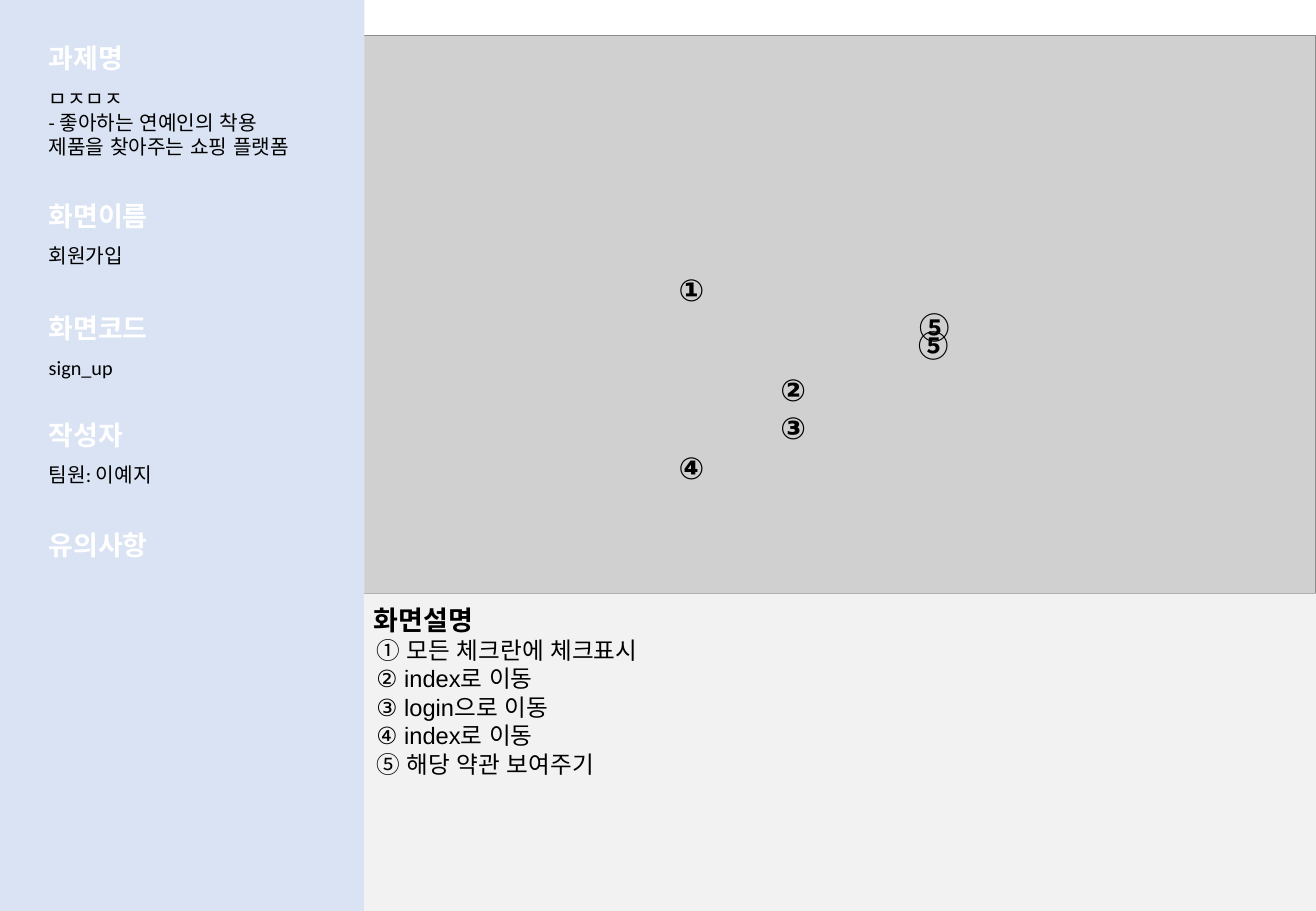
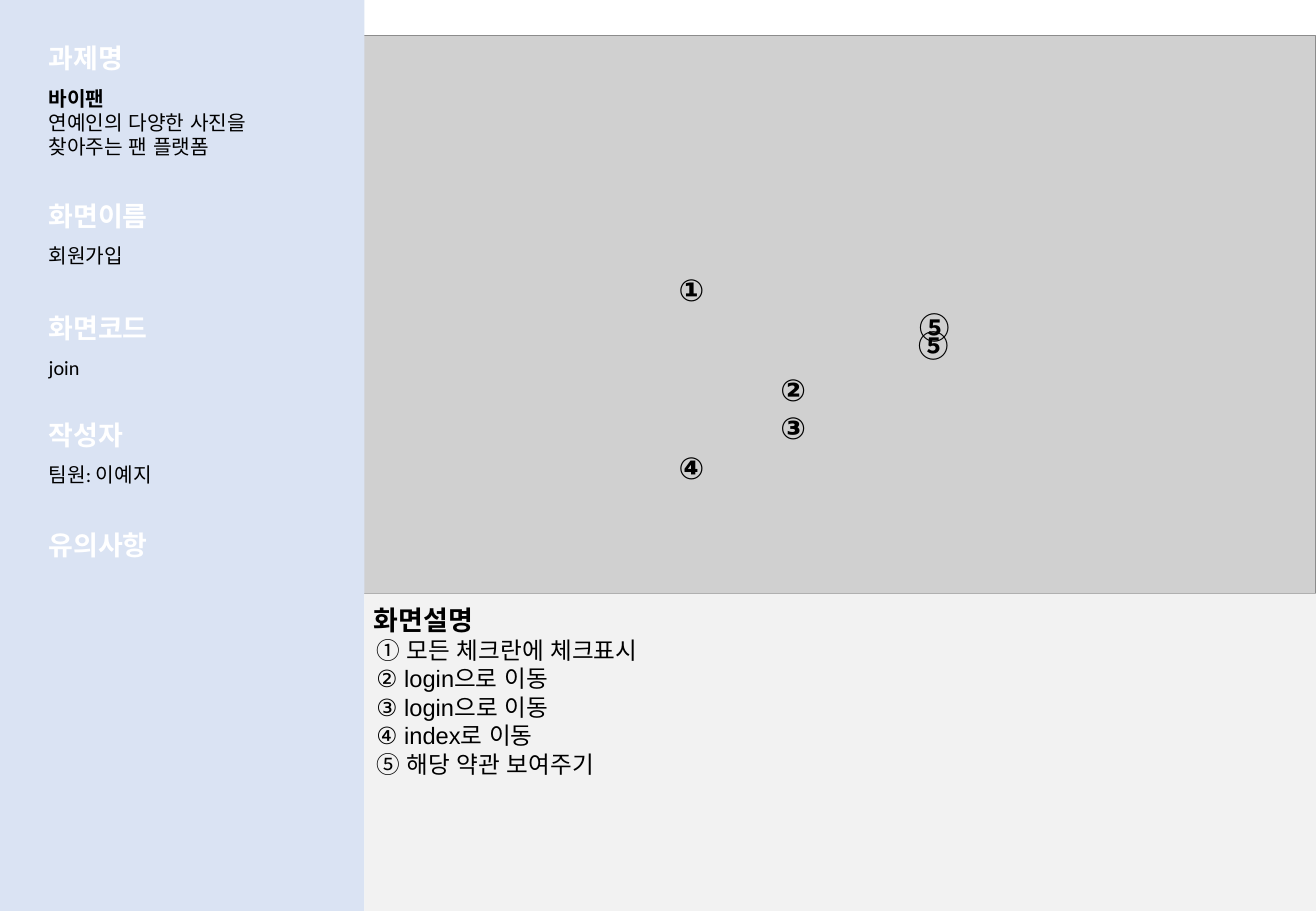
Before and after one commit to LeticiaKang/Project_Idol-Fandom-WebPlaform, a slide deck: slide 6 of 1. 산출문서/화면설계서(실전)/화면설계서_서식(1조. HappyVirus) (실전).pptx. Drawn at 1316x911 pixels with LibreOffice and Linux fonts; fonts in the diff are those of the drawing; grey boxes stand for pictures. Boxes give left, top, right and bottom in pixels: in the first picture for what was removed or moved away, otherwise in the second. Text is boxed around its words. In the diff, an @@ line names an element or a change of style, - is before the commit and + after.

```diff
--- a/1. 산출문서/화면설계서(실전)/화면설계서_서식(1조. HappyVirus) (실전).pptx
+++ b/1. 산출문서/화면설계서(실전)/화면설계서_서식(1조. HappyVirus) (실전).pptx
@@ text at <box>49,89,246,156</box>: text changed @@
-ㅁㅈㅁㅈ
-- 좋아하는 연예인의 착용 제품을 찾아주는 쇼핑 플랫폼
+바이팬
+연예인의 다양한 사진을 찾아주는 팬 플랫폼
@@ text at <box>49,361,80,379</box>: text changed @@
-sign_up
+join
@@ text at <box>376,667,547,692</box>: text changed @@
-② index로 이동
+② login으로 이동
```
Also in this commit, not shown: 17 other slides changed, 2 slides removed.
